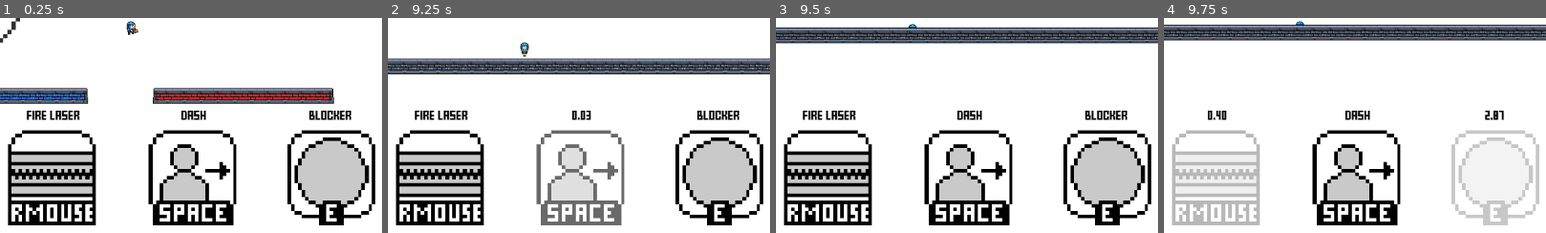
Above: before the commit, frames 1-4 (left to right).
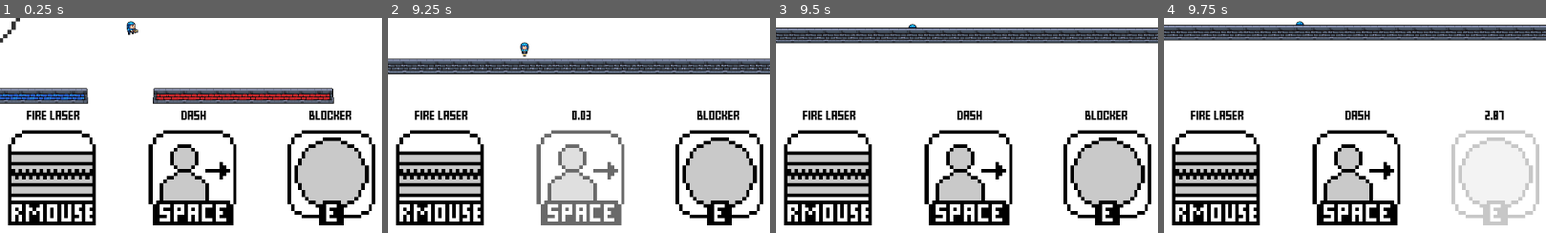
Above: after the commit, the same moments.

Repository: MarshallJDem/SuperCTF
Game: Godot game, scene res://TitleScreen.tscn
The game is run twice, just before and just after one commit, with the same random seed, the same clock (stepped at 60 frames per second) and the same inputs. Sound files missing from this copy of the repository are replaced by a short silence.
Inputs (mouse positions are % of the whole screen's width and height, from its top left):
- Up to frame 1 (0.25 s): no input
- Up to frame 2 (9.25 s): click (14, 59) at 0.52 s; type "12" at 0.6 s; tap Enter at 1.25, 1.35 s; move the mouse to (72, 45) at 1.27 s; hold Right 1.28-2.03 s; click (72, 45) at 1.42 s; tap Space at 1.52, 2.27, 3.77, 4.52, 5.27, 6.77, 7.52, 8.27 s; move the mouse to (30, 55) at 2.02 s; hold S 2.03-2.78 s; tap 2 at 2.1 s; click (30, 55) at 2.17 s; move the mouse to (60, 28) at 2.77 s; hold Right 2.78-3.53 s; tap 3 at 2.85 s; click (60, 28) at 2.92 s; move the mouse to (45, 70) at 3.52 s; hold Up 3.53-4.28 s; tap H at 3.6 s; click (45, 70) at 3.67 s; move the mouse to (80, 65) at 4.27 s; hold Left 4.28-5.78 s; tap J at 4.35 s; click (80, 65) at 4.42 s; move the mouse to (20, 35) at 5.02 s; tap L at 5.1 s; click (20, 35) at 5.17 s; move the mouse to (55, 50) at 5.77 s; hold S 5.78-6.53 s; tap M at 5.85 s; click (55, 50) at 5.92 s; move the mouse to (35, 25) at 6.52 s; hold Right 6.53-7.28 s; tap F at 6.6 s; click (35, 25) at 6.67 s; move the mouse to (72, 45) at 7.27 s; hold Up 7.28-8.03 s; tap T at 7.35 s; click (72, 45) at 7.42 s; move the mouse to (30, 55) at 8.02 s; hold Right 8.03-8.78 s; tap Ctrl at 8.1 s; click (30, 55) at 8.17 s; move the mouse to (60, 28) at 8.77 s; hold S from 8.78 s (still down); tap Shift at 8.85 s; click (60, 28) at 8.92 s
- Up to frame 3 (9.5 s): keep holding S
- Up to frame 4 (9.75 s): move the mouse to (45, 70) at 9.52 s; release S at 9.53 s; hold Left from 9.53 s (still down); tap E at 9.6 s; click (45, 70) at 9.67 s
The pictures show only the part of the screen within x 32-82%, y 48-98%; the shares and areas given below are measured in that part.

Frames 1-3 are identical in both runs. In frame 4, 8.1% of the frame differs, in the area x 2-26%, y 43-97%.

Commit message:
Fixed up a few more things with lasers such as cooldown UI and dropping the flag

Diff:
--- a/GameContent/Player.gd
+++ b/GameContent/Player.gd
@@ -594,6 +594,7 @@
 		flag.re_parent(get_tree().get_root().get_node("MainScene"));
 		flag.position = flag_position;
 		$Shoot_Cooldown_Timer.start();
+		$Laser_Cooldown_Timer.start();
 
 # Starts the temporary Invincibility cooldown
 func start_temporary_invincibility():
--- a/GameContent/UI_Layer.gd
+++ b/GameContent/UI_Layer.gd
@@ -52,8 +52,8 @@
 			$Ability_GUIs/Forcefield_GUI.modulate = Color(1,1,1,0.2 + 0.4 * ((ff_wait_time - ff_time_left) / ff_wait_time) );
 
 		# Laser button
-		var laser_time_left = local_player.get_node("Laser_Timer").time_left;
-		var laser_wait_time = local_player.get_node("Laser_Timer").wait_time;
+		var laser_time_left = local_player.get_node("Laser_Cooldown_Timer").time_left;
+		var laser_wait_time = local_player.get_node("Laser_Cooldown_Timer").wait_time;
 		if laser_time_left == 0:
 			$Ability_GUIs/Laser_GUI_Text.text = "FIRE LASER";
 			$Ability_GUIs/Laser_GUI.modulate = Color(1,1,1,1);
